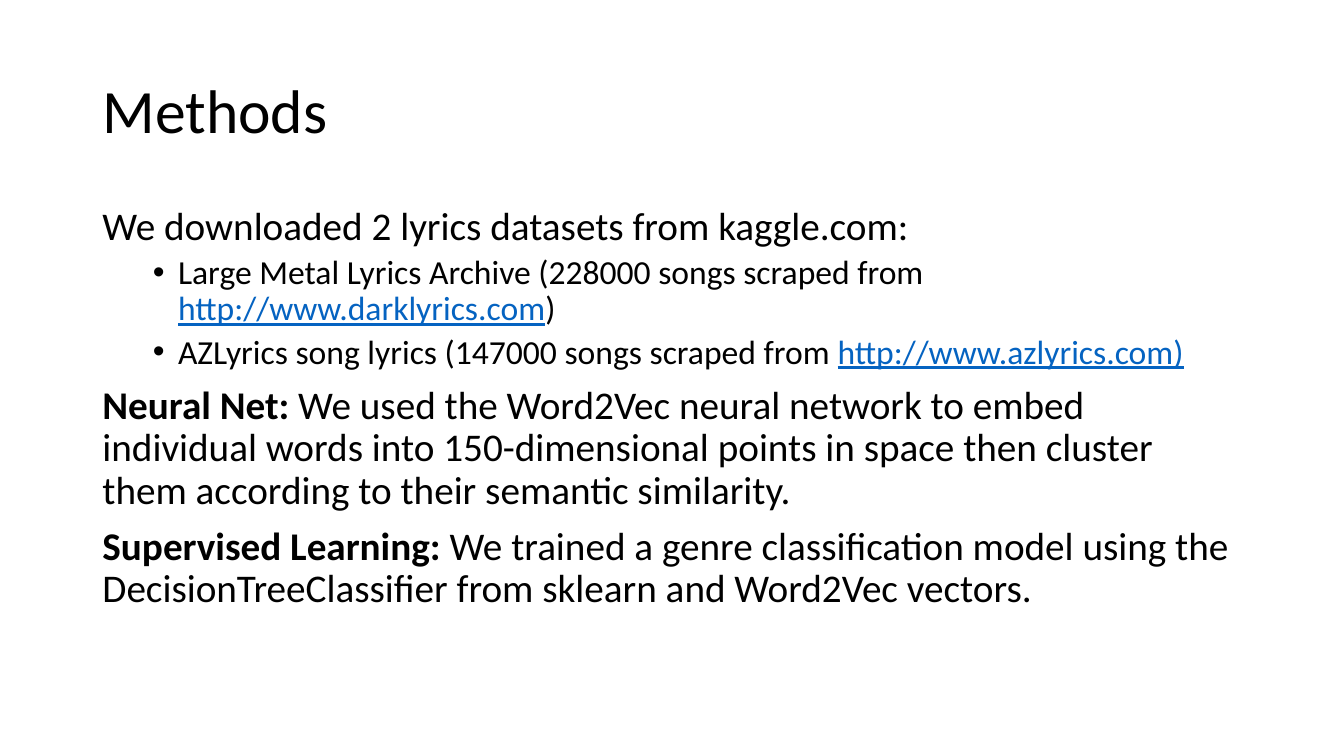
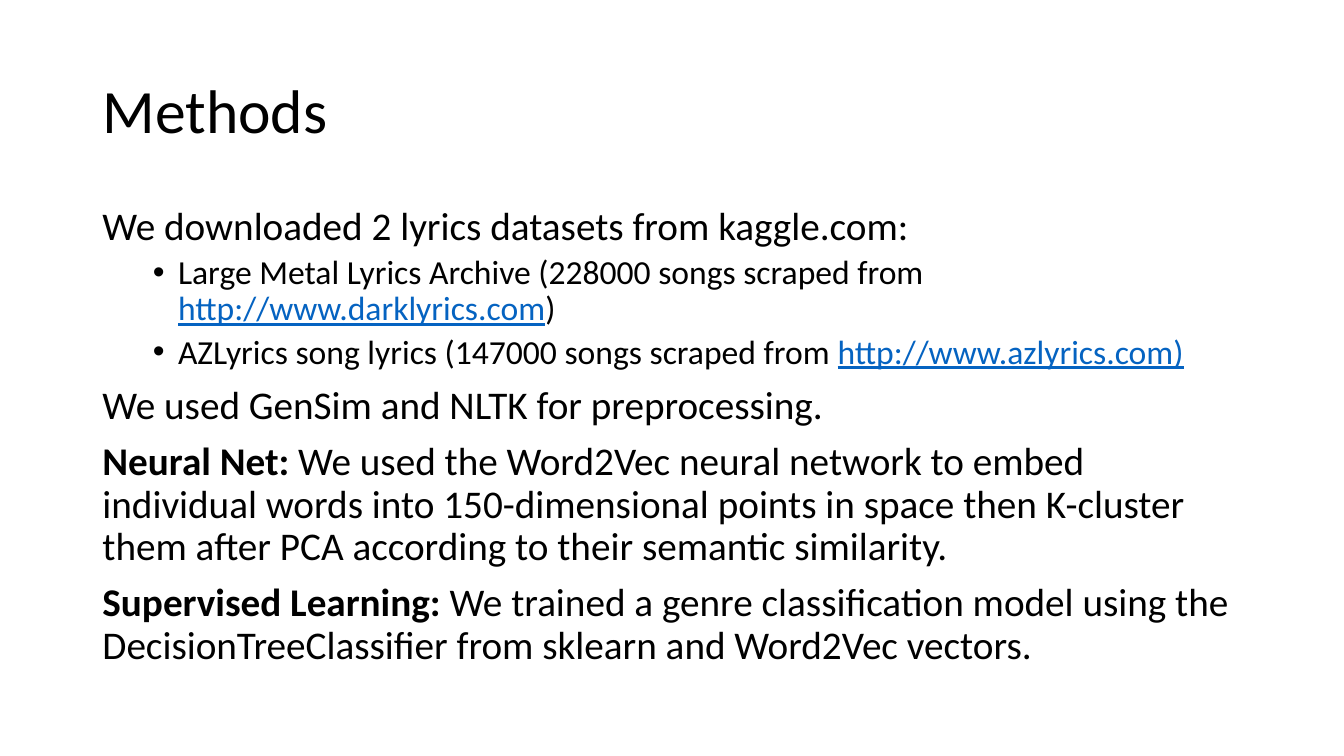
Before and after one commit to eileenblum/Music-Project, a slide deck: slide 3 of Team3: Matelinguistica.pptx. Drawn at 1344x756 pixels with LibreOffice and Linux fonts; fonts in the diff are those of the drawing; background and template pictures are left out. Boxes give left, top, right and bottom in pixels: in the first picture for what was removed or moved away, otherwise in the second. Text is boxed around its words. In the diff, an @@ line names an element or a change of style, - is before the commit and + after.

```diff
--- a/Team3: Matelinguistica.pptx
+++ b/Team3: Matelinguistica.pptx
@@ text at <box>102,391,1184,567</box>: text changed @@
-Neural Net: We used the Word2Vec neural network to embed individual words into 150-dimensional points in space then cluster them according to their semantic similarity.
+We used GenSim and NLTK for preprocessing.
+Neural Net: We used the Word2Vec neural network to embed individual words into 150-dimensional points in space then K-cluster them after PCA according to their semantic similarity.
```
Also in this commit, not shown: 1 other slide changed.
